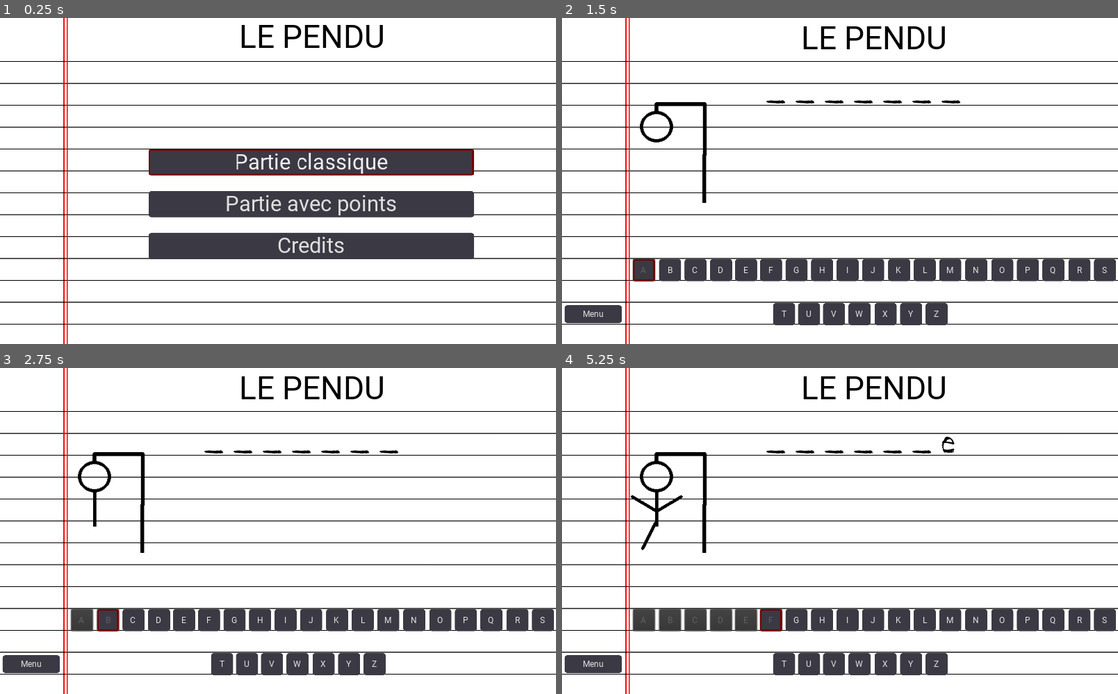
Above: before the commit, frames 1-4 (two rows, left to right).
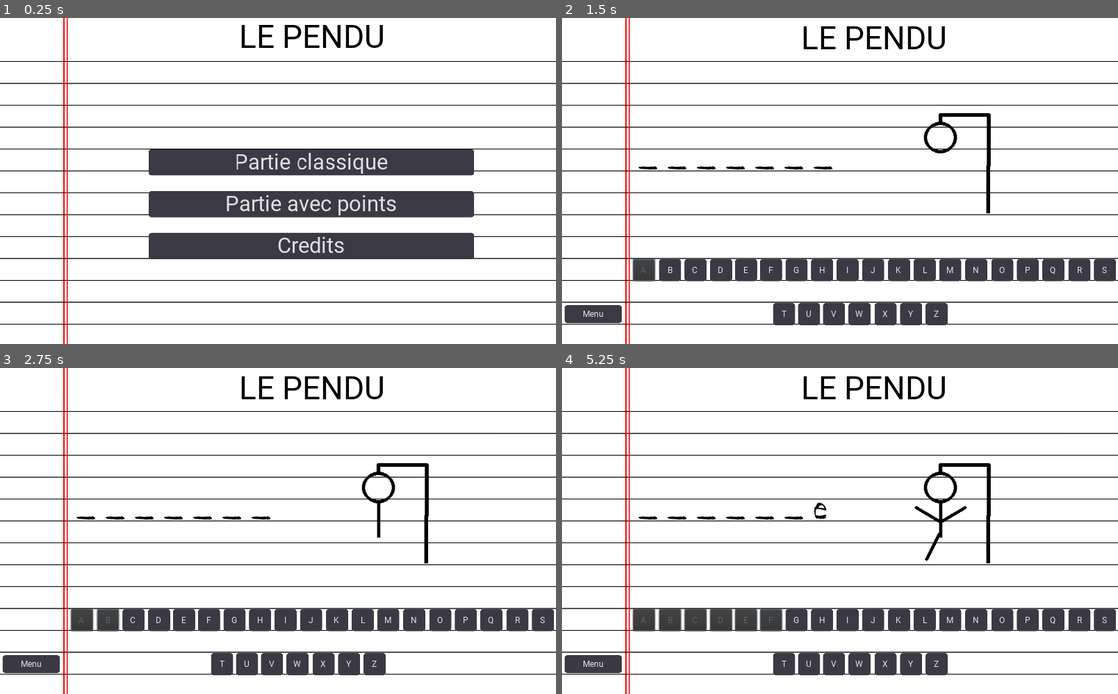
Above: after the commit, the same moments.

Repository: Jelared/Project-Jeu_du_Pendu
Game: Godot game, scene res://scenes/Menu.tscn
Two runs of this game, one before a commit and one after it. Both use one fixed random seed, a clock stepped at 60 frames per second and the inputs below.
Inputs:
- Up to frame 1 (0.25 s): no input
- Up to frame 2 (1.5 s): click "Partie classique" at 0.5 s; click "A" at 1.25 s
- Up to frame 3 (2.75 s): click "B" at 2 s
- Up to frame 4 (5.25 s): click "C" at 2.75 s; click "D" at 3.5 s; click "E" at 4.25 s; click "F" at 5 s

The runs differ from the first frame. In frame 1, 0.7% of the frame differs, in the area x 26-86%, y 40-49%; in frame 2, 1.6%; in frame 3, 1.7%; in frame 4, 2.1%, in the area x 12-78%, y 20-81%.

Commit message:
update 12-10-2022
crédit
ajustements

Diff:
--- a/scenes/Credit.tscn
+++ b/scenes/Credit.tscn
@@ -1,11 +1,57 @@
-[gd_scene load_steps=2 format=2]
+[gd_scene load_steps=9 format=2]
 
 [ext_resource path="res://Sprites/Page.png" type="Texture" id=1]
+[ext_resource path="res://font/Interface_font.ttf" type="DynamicFontData" id=2]
+[ext_resource path="res://Sprites/88x31.png" type="Texture" id=3]
+[ext_resource path="res://Styles/Menu_boutton.tres" type="StyleBox" id=4]
+[ext_resource path="res://Styles/Menu_norm.tres" type="StyleBox" id=5]
+[ext_resource path="res://scripts/Credit.gd" type="Script" id=6]
+
+[sub_resource type="DynamicFont" id=1]
+size = 24
+font_data = ExtResource( 2 )
+
+[sub_resource type="DynamicFont" id=2]
+font_data = ExtResource( 2 )
 
 [node name="Node2D" type="Node2D"]
+script = ExtResource( 6 )
 
 [node name="Page" type="Sprite" parent="."]
-visible = false
 position = Vector2( 546, 662 )
 scale = Vector2( 0.5, 0.5 )
 texture = ExtResource( 1 )
+
+[node name="Label" type="Label" parent="."]
+margin_left = 133.0
+margin_top = 95.0
+margin_right = 1020.0
+margin_bottom = 444.0
+custom_colors/font_color = Color( 0, 0, 0, 1 )
+custom_constants/line_spacing = 11
+custom_fonts/font = SubResource( 1 )
+text = "Création : Jelared
+
+Moteur de jeux : Godot
+
+Musique : Relaxing Meditation by Liron
+License (CC BY 4.0)
+Artist website: https://estudiosliron.wixsite.com/liron/home
+
+Octobre 2022"
+
+[node name="Sprite" type="Sprite" parent="."]
+position = Vector2( 345, 423 )
+texture = ExtResource( 3 )
+
+[node name="Menu" type="Button" parent="."]
+margin_left = 5.0
+margin_top = 527.0
+margin_right = 110.0
+margin_bottom = 559.0
+custom_fonts/font = SubResource( 2 )
+custom_styles/hover = ExtResource( 4 )
+custom_styles/normal = ExtResource( 5 )
+text = "Menu"
+
+[connection signal="button_up" from="Menu" to="." method="_on_Menu_button_up"]
--- a/scenes/Main.tscn
+++ b/scenes/Main.tscn
@@ -9,7 +9,6 @@
 [ext_resource path="res://Sprites/SP4.png" type="Texture" id=8]
 [ext_resource path="res://Sprites/SP5.png" type="Texture" id=9]
 [ext_resource path="res://Sprites/SP0.png" type="Texture" id=10]
-[ext_resource path="res://font/Fin_font.ttf" type="DynamicFontData" id=14]
 [ext_resource path="res://font/Interface_font.ttf" type="DynamicFontData" id=15]
 [ext_resource path="res://Styles/Menu_boutton.tres" type="StyleBox" id=16]
 [ext_resource path="res://Styles/Menu_norm.tres" type="StyleBox" id=17]
@@ -194,10 +193,6 @@
 "speed": 5.0
 } ]
 
-[sub_resource type="DynamicFont" id=4]
-size = 30
-font_data = ExtResource( 14 )
-
 [sub_resource type="DynamicFont" id=60]
 size = 60
 font_data = ExtResource( 15 )
@@ -214,10 +209,12 @@
 groupe_clavier = ExtResource( 2 )
 
 [node name="Affichage" type="RichTextLabel" parent="."]
-margin_left = 376.0
-margin_top = 120.0
-margin_right = 1000.0
-margin_bottom = 197.0
+anchor_top = 0.5
+anchor_right = 1.0
+anchor_bottom = 0.5
+margin_left = 141.0
+margin_top = -59.0
+margin_bottom = 3.0
 custom_colors/default_color = Color( 0, 0, 0, 1 )
 custom_fonts/normal_font = SubResource( 3 )
 bbcode_enabled = true
@@ -232,7 +229,7 @@
 margin_right = 171.0
 margin_bottom = 482.0
 custom_fonts/font = SubResource( 57 )
-custom_styles/focus = ExtResource( 16 )
+custom_styles/hover = ExtResource( 16 )
 custom_styles/normal = ExtResource( 17 )
 shortcut_in_tooltip = false
 shortcut = SubResource( 6 )
@@ -248,7 +245,7 @@
 margin_right = 219.0
 margin_bottom = 482.0
 custom_fonts/font = SubResource( 58 )
-custom_styles/focus = ExtResource( 16 )
+custom_styles/hover = ExtResource( 16 )
 custom_styles/normal = ExtResource( 17 )
 shortcut_in_tooltip = false
 shortcut = SubResource( 8 )
@@ -261,7 +258,7 @@
 margin_right = 266.0
 margin_bottom = 482.0
 custom_fonts/font = SubResource( 58 )
-custom_styles/focus = ExtResource( 16 )
+custom_styles/hover = ExtResource( 16 )
 custom_styles/normal = ExtResource( 17 )
 shortcut_in_tooltip = false
 shortcut = SubResource( 10 )
@@ -274,7 +271,7 @@
 margin_right = 313.0
 margin_bottom = 482.0
 custom_fonts/font = SubResource( 58 )
-custom_styles/focus = ExtResource( 16 )
+custom_styles/hover = ExtResource( 16 )
 custom_styles/normal = ExtResource( 17 )
 shortcut_in_tooltip = false
 shortcut = SubResource( 12 )
@@ -287,7 +284,7 @@
 margin_right = 359.0
 margin_bottom = 482.0
 custom_fonts/font = SubResource( 58 )
-custom_styles/focus = ExtResource( 16 )
+custom_styles/hover = ExtResource( 16 )
 custom_styles/normal = ExtResource( 17 )
 shortcut_in_tooltip = false
 shortcut = SubResource( 14 )
@@ -300,7 +297,7 @@
 margin_right = 405.0
 margin_bottom = 482.0
 custom_fonts/font = SubResource( 58 )
-custom_styles/focus = ExtResource( 16 )
+custom_styles/hover = ExtResource( 16 )
 custom_styles/normal = ExtResource( 17 )
 shortcut_in_tooltip = false
 shortcut = SubResource( 16 )
@@ -313,7 +310,7 @@
 margin_right = 452.0
 margin_bottom = 482.0
 custom_fonts/font = SubResource( 58 )
-custom_styles/focus = ExtResource( 16 )
+custom_styles/hover = ExtResource( 16 )
 custom_styles/normal = ExtResource( 17 )
 shortcut_in_tooltip = false
 shortcut = SubResource( 18 )
@@ -326,7 +323,7 @@
 margin_right = 499.0
 margin_bottom = 482.0
 custom_fonts/font = SubResource( 59 )
-custom_styles/focus = ExtResource( 16 )
+custom_styles/hover = ExtResource( 16 )
 custom_styles/normal = ExtResource( 17 )
 shortcut_in_tooltip = false
 shortcut = SubResource( 20 )
@@ -339,7 +336,7 @@
 margin_right = 546.0
 margin_bottom = 482.0
 custom_fonts/font = SubResource( 59 )
-custom_styles/focus = ExtResource( 16 )
+custom_styles/hover = ExtResource( 16 )
 custom_styles/normal = ExtResource( 17 )
 shortcut_in_tooltip = false
 shortcut = SubResource( 22 )
@@ -352,7 +349,7 @@
 margin_right = 593.0
 margin_bottom = 482.0
 custom_fonts/font = SubResource( 59 )
-custom_styles/focus = ExtResource( 16 )
+custom_styles/hover = ExtResource( 16 )
 custom_styles/normal = ExtResource( 17 )
 shortcut_in_tooltip = false
 shortcut = SubResource( 24 )
@@ -365,7 +362,7 @@
 margin_right = 641.0
 margin_bottom = 482.0
 custom_fonts/font = SubResource( 59 )
-custom_styles/focus = ExtResource( 16 )
+custom_styles/hover = ExtResource( 16 )
 custom_styles/normal = ExtResource( 17 )
 shortcut_in_tooltip = false
 shortcut = SubResource( 26 )
@@ -378,7 +375,7 @@
 margin_right = 688.0
 margin_bottom = 482.0
 custom_fonts/font = SubResource( 59 )
-custom_styles/focus = ExtResource( 16 )
+custom_styles/hover = ExtResource( 16 )
 custom_styles/normal = ExtResource( 17 )
 shortcut_in_tooltip = false
 shortcut = SubResource( 28 )
@@ -391,7 +388,7 @@
 margin_right = 735.0
 margin_bottom = 482.0
 custom_fonts/font = SubResource( 59 )
-custom_styles/focus = ExtResource( 16 )
+custom_styles/hover = ExtResource( 16 )
 custom_styles/normal = ExtResource( 17 )
 shortcut_in_tooltip = false
 shortcut = SubResource( 30 )
@@ -404,7 +401,7 @@
 margin_right = 783.0
 margin_bottom = 482.0
 custom_fonts/font = SubResource( 59 )
-custom_styles/focus = ExtResource( 16 )
+custom_styles/hover = ExtResource( 16 )
 custom_styles/normal = ExtResource( 17 )
 shortcut_in_tooltip = false
 shortcut = SubResource( 32 )
@@ -417,7 +414,7 @@
 margin_right = 831.0
 margin_bottom = 482.0
 custom_fonts/font = SubResource( 59 )
-custom_styles/focus = ExtResource( 16 )
+custom_styles/hover = ExtResource( 16 )
 custom_styles/normal = ExtResource( 17 )
 shortcut_in_tooltip = false
 shortcut = SubResource( 34 )
@@ -430,7 +427,7 @@
 margin_right = 878.0
 margin_bottom = 482.0
 custom_fonts/font = SubResource( 59 )
-custom_styles/focus = ExtResource( 16 )
+custom_styles/hover = ExtResource( 16 )
 custom_styles/normal = ExtResource( 17 )
 shortcut_in_tooltip = false
 shortcut = SubResource( 36 )
@@ -443,7 +440,7 @@
 margin_right = 925.0
 margin_bottom = 482.0
 custom_fonts/font = SubResource( 59 )
-custom_styles/focus = ExtResource( 16 )
+custom_styles/hover = ExtResource( 16 )
 custom_styles/normal = ExtResource( 17 )
 shortcut_in_tooltip = false
 shortcut = SubResource( 38 )
@@ -456,7 +453,7 @@
 margin_right = 973.0
 margin_bottom = 482.0
 custom_fonts/font = SubResource( 59 )
-custom_styles/focus = ExtResource( 16 )
+custom_styles/hover = ExtResource( 16 )
 custom_styles/normal = ExtResource( 17 )
 shortcut_in_tooltip = false
 shortcut = SubResource( 40 )
@@ -469,7 +466,7 @@
 margin_right = 1020.0
 margin_bottom = 482.0
 custom_fonts/font = SubResource( 59 )
-custom_styles/focus = ExtResource( 16 )
+custom_styles/hover = ExtResource( 16 )
 custom_styles/normal = ExtResource( 17 )
 shortcut_in_tooltip = false
 shortcut = SubResource( 42 )
@@ -482,7 +479,7 @@
 margin_right = 429.0
 margin_bottom = 563.0
 custom_fonts/font = SubResource( 59 )
-custom_styles/focus = ExtResource( 16 )
+custom_styles/hover = ExtResource( 16 )
 custom_styles/normal = ExtResource( 17 )
 shortcut_in_tooltip = false
 shortcut = SubResource( 44 )
@@ -495,7 +492,7 @@
 margin_right = 475.0
 margin_bottom = 563.0
 custom_fonts/font = SubResource( 59 )
-custom_styles/focus = ExtResource( 16 )
+custom_styles/hover = ExtResource( 16 )
 custom_styles/normal = ExtResource( 17 )
 shortcut_in_tooltip = false
 shortcut = SubResource( 46 )
@@ -508,7 +505,7 @@
 margin_right = 521.0
 margin_bottom = 563.0
 custom_fonts/font = SubResource( 59 )
-custom_styles/focus = ExtResource( 16 )
+custom_styles/hover = ExtResource( 16 )
 custom_styles/normal = ExtResource( 17 )
 shortcut_in_tooltip = false
 shortcut = SubResource( 48 )
@@ -521,7 +518,7 @@
 margin_right = 568.0
 margin_bottom = 563.0
 custom_fonts/font = SubResource( 59 )
-custom_styles/focus = ExtResource( 16 )
+custom_styles/hover = ExtResource( 16 )
 custom_styles/normal = ExtResource( 17 )
 shortcut_in_tooltip = false
 shortcut = SubResource( 50 )
@@ -534,7 +531,7 @@
 margin_right = 616.0
 margin_bottom = 563.0
 custom_fonts/font = SubResource( 59 )
-custom_styles/focus = ExtResource( 16 )
+custom_styles/hover = ExtResource( 16 )
 custom_styles/normal = ExtResource( 17 )
 shortcut_in_tooltip = false
 shortcut = SubResource( 52 )
@@ -547,7 +544,7 @@
 margin_right = 663.0
 margin_bottom = 563.0
 custom_fonts/font = SubResource( 59 )
-custom_styles/focus = ExtResource( 16 )
+custom_styles/hover = ExtResource( 16 )
 custom_styles/normal = ExtResource( 17 )
 shortcut_in_tooltip = false
 shortcut = SubResource( 54 )
@@ -560,7 +557,7 @@
 margin_right = 710.0
 margin_bottom = 563.0
 custom_fonts/font = SubResource( 59 )
-custom_styles/focus = ExtResource( 16 )
+custom_styles/hover = ExtResource( 16 )
 custom_styles/normal = ExtResource( 17 )
 shortcut_in_tooltip = false
 shortcut = SubResource( 56 )
@@ -568,27 +565,8 @@
 text = "Z"
 
 [node name="Pendu" type="AnimatedSprite" parent="."]
-position = Vector2( 200, 230 )
+position = Vector2( 723, 250 )
 frames = SubResource( 1 )
-
-[node name="Gameover" type="RichTextLabel" parent="."]
-margin_left = 5.0
-margin_top = 124.0
-margin_right = 133.0
-margin_bottom = 164.0
-custom_colors/default_color = Color( 0.94902, 0.0941176, 0.0941176, 1 )
-custom_fonts/normal_font = SubResource( 4 )
-__meta__ = {
-"_edit_use_anchors_": false
-}
-
-[node name="Win" type="RichTextLabel" parent="."]
-margin_left = 5.0
-margin_top = 124.0
-margin_right = 133.0
-margin_bottom = 164.0
-custom_colors/default_color = Color( 0.176471, 0.65098, 0.113725, 1 )
-custom_fonts/normal_font = SubResource( 4 )
 
 [node name="Crédit" type="CanvasLayer" parent="."]
 
@@ -607,7 +585,7 @@
 margin_right = 110.0
 margin_bottom = 559.0
 custom_fonts/font = SubResource( 61 )
-custom_styles/focus = ExtResource( 16 )
+custom_styles/hover = ExtResource( 16 )
 custom_styles/normal = ExtResource( 17 )
 text = "Menu"
 
--- a/scenes/Main2.tscn
+++ b/scenes/Main2.tscn
@@ -237,10 +237,12 @@
 }
 
 [node name="Affichage" type="RichTextLabel" parent="."]
-margin_left = 376.0
-margin_top = 120.0
-margin_right = 1000.0
-margin_bottom = 197.0
+anchor_top = 0.5
+anchor_right = 1.0
+anchor_bottom = 0.5
+margin_left = 141.0
+margin_top = -59.0
+margin_bottom = 3.0
 custom_colors/default_color = Color( 0, 0, 0, 1 )
 custom_fonts/normal_font = SubResource( 3 )
 bbcode_enabled = true
@@ -255,6 +257,8 @@
 margin_right = 171.0
 margin_bottom = 482.0
 custom_fonts/font = SubResource( 57 )
+custom_styles/hover = ExtResource( 11 )
+custom_styles/normal = ExtResource( 5 )
 shortcut_in_tooltip = false
 shortcut = SubResource( 6 )
 group = ExtResource( 2 )
@@ -269,6 +273,8 @@
 margin_right = 219.0
 margin_bottom = 482.0
 custom_fonts/font = SubResource( 58 )
+custom_styles/hover = ExtResource( 11 )
+custom_styles/normal = ExtResource( 5 )
 shortcut_in_tooltip = false
 shortcut = SubResource( 8 )
 group = ExtResource( 2 )
@@ -280,6 +286,8 @@
 margin_right = 266.0
 margin_bottom = 482.0
 custom_fonts/font = SubResource( 58 )
+custom_styles/hover = ExtResource( 11 )
+custom_styles/normal = ExtResource( 5 )
 shortcut_in_tooltip = false
 shortcut = SubResource( 10 )
 group = ExtResource( 2 )
@@ -291,6 +299,8 @@
 margin_right = 313.0
 margin_bottom = 482.0
 custom_fonts/font = SubResource( 58 )
+custom_styles/hover = ExtResource( 11 )
+custom_styles/normal = ExtResource( 5 )
 shortcut_in_tooltip = false
 shortcut = SubResource( 12 )
 group = ExtResource( 2 )
@@ -302,6 +312,8 @@
 margin_right = 359.0
 margin_bottom = 482.0
 custom_fonts/font = SubResource( 58 )
+custom_styles/hover = ExtResource( 11 )
+custom_styles/normal = ExtResource( 5 )
 shortcut_in_tooltip = false
 shortcut = SubResource( 14 )
 group = ExtResource( 2 )
@@ -313,6 +325,8 @@
 margin_right = 405.0
 margin_bottom = 482.0
 custom_fonts/font = SubResource( 58 )
+custom_styles/hover = ExtResource( 11 )
+custom_styles/normal = ExtResource( 5 )
 shortcut_in_tooltip = false
 shortcut = SubResource( 16 )
 group = ExtResource( 2 )
@@ -324,6 +338,8 @@
 margin_right = 452.0
 margin_bottom = 482.0
 custom_fonts/font = SubResource( 58 )
+custom_styles/hover = ExtResource( 11 )
+custom_styles/normal = ExtResource( 5 )
 shortcut_in_tooltip = false
 shortcut = SubResource( 18 )
 group = ExtResource( 2 )
@@ -335,6 +351,8 @@
 margin_right = 499.0
 margin_bottom = 482.0
 custom_fonts/font = SubResource( 59 )
+custom_styles/hover = ExtResource( 11 )
+custom_styles/normal = ExtResource( 5 )
 shortcut_in_tooltip = false
 shortcut = SubResource( 20 )
 group = ExtResource( 2 )
@@ -346,6 +364,8 @@
 margin_right = 546.0
 margin_bottom = 482.0
 custom_fonts/font = SubResource( 59 )
+custom_styles/hover = ExtResource( 11 )
+custom_styles/normal = ExtResource( 5 )
 shortcut_in_tooltip = false
 shortcut = SubResource( 22 )
 group = ExtResource( 2 )
@@ -357,6 +377,8 @@
 margin_right = 593.0
 margin_bottom = 482.0
 custom_fonts/font = SubResource( 59 )
+custom_styles/hover = ExtResource( 11 )
+custom_styles/normal = ExtResource( 5 )
 shortcut_in_tooltip = false
 shortcut = SubResource( 24 )
 group = ExtResource( 2 )
@@ -368,6 +390,8 @@
 margin_right = 641.0
 margin_bottom = 482.0
 custom_fonts/font = SubResource( 59 )
+custom_styles/hover = ExtResource( 11 )
+custom_styles/normal = ExtResource( 5 )
 shortcut_in_tooltip = false
 shortcut = SubResource( 26 )
 group = ExtResource( 2 )
@@ -379,6 +403,8 @@
 margin_right = 688.0
 margin_bottom = 482.0
 custom_fonts/font = SubResource( 59 )
+custom_styles/hover = ExtResource( 11 )
+custom_styles/normal = ExtResource( 5 )
 shortcut_in_tooltip = false
 shortcut = SubResource( 28 )
 group = ExtResource( 2 )
@@ -390,6 +416,8 @@
 margin_right = 735.0
 margin_bottom = 482.0
 custom_fonts/font = SubResource( 59 )
+custom_styles/hover = ExtResource( 11 )
+custom_styles/normal = ExtResource( 5 )
 shortcut_in_tooltip = false
 shortcut = SubResource( 30 )
 group = ExtResource( 2 )
@@ -401,6 +429,8 @@
 margin_right = 783.0
 margin_bottom = 482.0
 custom_fonts/font = SubResource( 59 )
+custom_styles/hover = ExtResource( 11 )
+custom_styles/normal = ExtResource( 5 )
 shortcut_in_tooltip = false
 shortcut = SubResource( 32 )
 group = ExtResource( 2 )
@@ -412,6 +442,8 @@
 margin_right = 831.0
 margin_bottom = 482.0
 custom_fonts/font = SubResource( 59 )
+custom_styles/hover = ExtResource( 11 )
+custom_styles/normal = ExtResource( 5 )
 shortcut_in_tooltip = false
 shortcut = SubResource( 34 )
 group = ExtResource( 2 )
@@ -423,6 +455,8 @@
 margin_right = 878.0
 margin_bottom = 482.0
 custom_fonts/font = SubResource( 59 )
+custom_styles/hover = ExtResource( 11 )
+custom_styles/normal = ExtResource( 5 )
 shortcut_in_tooltip = false
 shortcut = SubResource( 36 )
 group = ExtResource( 2 )
@@ -434,6 +468,8 @@
 margin_right = 925.0
 margin_bottom = 482.0
 custom_fonts/font = SubResource( 59 )
+custom_styles/hover = ExtResource( 11 )
+custom_styles/normal = ExtResource( 5 )
 shortcut_in_tooltip = false
 shortcut = SubResource( 38 )
 group = ExtResource( 2 )
@@ -445,6 +481,8 @@
 margin_right = 973.0
 margin_bottom = 482.0
 custom_fonts/font = SubResource( 59 )
+custom_styles/hover = ExtResource( 11 )
+custom_styles/normal = ExtResource( 5 )
 shortcut_in_tooltip = false
 shortcut = SubResource( 40 )
 group = ExtResource( 2 )
@@ -456,6 +494,8 @@
 margin_right = 1020.0
 margin_bottom = 482.0
 custom_fonts/font = SubResource( 59 )
+custom_styles/hover = ExtResource( 11 )
+custom_styles/normal = ExtResource( 5 )
 shortcut_in_tooltip = false
 shortcut = SubResource( 42 )
 group = ExtResource( 2 )
@@ -467,6 +507,8 @@
 margin_right = 429.0
 margin_bottom = 563.0
 custom_fonts/font = SubResource( 59 )
+custom_styles/hover = ExtResource( 11 )
+custom_styles/normal = ExtResource( 5 )
 shortcut_in_tooltip = false
 shortcut = SubResource( 44 )
 group = ExtResource( 2 )
@@ -478,6 +520,8 @@
 margin_right = 475.0
 margin_bottom = 563.0
 custom_fonts/font = SubResource( 59 )
+custom_styles/hover = ExtResource( 11 )
+custom_styles/normal = ExtResource( 5 )
 shortcut_in_tooltip = false
 shortcut = SubResource( 46 )
 group = ExtResource( 2 )
@@ -489,6 +533,8 @@
 margin_right = 521.0
 margin_bottom = 563.0
 custom_fonts/font = SubResource( 59 )
+custom_styles/hover = ExtResource( 11 )
+custom_styles/normal = ExtResource( 5 )
 shortcut_in_tooltip = false
 shortcut = SubResource( 48 )
 group = ExtResource( 2 )
@@ -500,6 +546,8 @@
 margin_right = 568.0
 margin_bottom = 563.0
 custom_fonts/font = SubResource( 59 )
+custom_styles/hover = ExtResource( 11 )
+custom_styles/normal = ExtResource( 5 )
 shortcut_in_tooltip = false
 shortcut = SubResource( 50 )
 group = ExtResource( 2 )
@@ -511,6 +559,8 @@
 margin_right = 616.0
 margin_bottom = 563.0
 custom_fonts/font = SubResource( 59 )
+custom_styles/hover = ExtResource( 11 )
+custom_styles/normal = ExtResource( 5 )
 shortcut_in_tooltip = false
 shortcut = SubResource( 52 )
 group = ExtResource( 2 )
@@ -522,6 +572,8 @@
 margin_right = 663.0
 margin_bottom = 563.0
 custom_fonts/font = SubResource( 59 )
+custom_styles/hover = ExtResource( 11 )
+custom_styles/normal = ExtResource( 5 )
 shortcut_in_tooltip = false
 shortcut = SubResource( 54 )
 group = ExtResource( 2 )
@@ -533,13 +585,15 @@
 margin_right = 710.0
 margin_bottom = 563.0
 custom_fonts/font = SubResource( 59 )
+custom_styles/hover = ExtResource( 11 )
+custom_styles/normal = ExtResource( 5 )
 shortcut_in_tooltip = false
 shortcut = SubResource( 56 )
 group = ExtResource( 2 )
 text = "Z"
 
 [node name="Pendu" type="AnimatedSprite" parent="."]
-position = Vector2( 200, 230 )
+position = Vector2( 737, 232 )
 frames = SubResource( 1 )
 
 [node name="Menu" type="Button" parent="."]
@@ -548,7 +602,7 @@
 margin_right = 110.0
 margin_bottom = 559.0
 custom_fonts/font = SubResource( 61 )
-custom_styles/focus = ExtResource( 11 )
+custom_styles/hover = ExtResource( 11 )
 custom_styles/normal = ExtResource( 5 )
 text = "Menu"
 
--- a/scenes/Menu.tscn
+++ b/scenes/Menu.tscn
@@ -9,6 +9,8 @@
 [sub_resource type="DynamicFont" id=1]
 size = 40
 font_data = ExtResource( 2 )
+
+[sub_resource type="StyleBoxEmpty" id=3]
 
 [sub_resource type="DynamicFont" id=2]
 size = 60
@@ -48,7 +50,7 @@
 margin_right = 599.0
 margin_bottom = 107.0
 custom_fonts/font = SubResource( 1 )
-custom_styles/focus = ExtResource( 7 )
+custom_styles/hover = ExtResource( 7 )
 custom_styles/normal = ExtResource( 8 )
 text = "Partie classique"
 
@@ -57,7 +59,8 @@
 margin_right = 599.0
 margin_bottom = 185.0
 custom_fonts/font = SubResource( 1 )
-custom_styles/focus = ExtResource( 7 )
+custom_styles/hover = ExtResource( 7 )
+custom_styles/focus = SubResource( 3 )
 custom_styles/normal = ExtResource( 8 )
 text = "Partie avec points"
 
@@ -66,7 +69,8 @@
 margin_right = 599.0
 margin_bottom = 263.0
 custom_fonts/font = SubResource( 1 )
-custom_styles/focus = ExtResource( 7 )
+custom_styles/hover = ExtResource( 7 )
+custom_styles/focus = SubResource( 3 )
 custom_styles/normal = ExtResource( 8 )
 text = "Credits"
 
--- /dev/null
+++ b/scripts/Credit.gd
@@ -0,0 +1,9 @@
+extends Node2D
+
+
+#Boutton de retour menu
+
+
+
+func _on_Menu_button_up() -> void:
+	get_tree().change_scene("res://scenes/Menu.tscn")
--- a/scripts/Main.gd
+++ b/scripts/Main.gd
@@ -12,6 +12,7 @@
 var affichage = [] #Array avec les lettres trouvées
 var affichage_ = "" #String avec les lettres trouvées
 var perdu = 1
+var gainperte
 
 
 #Listes des mots
@@ -19,11 +20,15 @@
 
 
 func _ready():
-	$Menu.grab_focus()
+#	$Menu.grab_focus()
 	choix_mot()
 	separation_mot()
 	initialisation()
 	bouttons()
+
+
+#################################################################################################
+#demarrage du jeux
 
 
 ##Lettres avec boutons ou clavier (grâce au raccourcie dans les bouttons) : L'appuie sur un bouton envoie un signal
@@ -64,6 +69,10 @@
 		print (affichage)
 
 
+##################################################################################################
+#Fonction du test
+
+
 #test pour la lettre choisie
 func test():
 	var position_L = mot_separeL.find(lettre_clavier)
@@ -87,13 +96,17 @@
 			print (affichage)
 
 
+##################################################################################################
+#gagner ou perdu
+
+
 #Comptage de perte/Game-Over
 func pendu():
 	if perdu < 7 :
 		$Pendu.frame = perdu
 		perdu += 1
 	if perdu == 7 :
-		$Gameover.text = "PERDU"
+		gainperte = "PERDU"
 		Brejouer()
 
 
@@ -103,7 +116,7 @@
 	print("g")
 	var b = affichage
 	if a==b :
-		$Win.text = "BRAVO"
+		gainperte = "GAGNER"
 		Brejouer()
 
 
@@ -111,7 +124,7 @@
 func Brejouer():
 	$Container.queue_free() #dispartion des boutons des lettres
 	var buttonR = Button.new()
-	buttonR.text = "Rejouer"
+	buttonR.text = "%s - Rejouer" %gainperte
 	buttonR.anchor_left = 0.45
 	buttonR.anchor_top = 0.8
 	buttonR.rect_size.y = 50
@@ -123,6 +136,11 @@
 func rejouer():
 	get_tree().reload_current_scene()
 
+
+##################################################################################################
+#Liste de mot
+
+
 # Importation json
 func get_from_json(filename):
 	var file = File.new()
@@ -132,6 +150,9 @@
 	file.close()
 	return data
 
+##################################################################################################
+#Bouton interface
+
 #Boutton de retour menu
 func _on_Menu_button_up() -> void:
 	get_tree().change_scene("res://scenes/Menu.tscn")
--- a/scripts/Menu.gd
+++ b/scripts/Menu.gd
@@ -2,8 +2,8 @@
 
 
 
-func _ready() -> void:
-	$MarginContainer/HBoxContainer/classique.grab_focus()
+#func _ready() -> void:
+#	$MarginContainer/HBoxContainer/classique.grab_focus()
 
 
 func _on_classique_button_up() -> void:
Not shown, removed: Crédit.txt
Binary file added: Sprites/88x31.png
Not shown, changed: Sprites/88x31.png.import
Binary file removed: icon.png
Not shown: 1 places in scenes/Main.tscn that only renumber resources
Not shown: 1 places in scenes/Menu.tscn that only renumber resources
